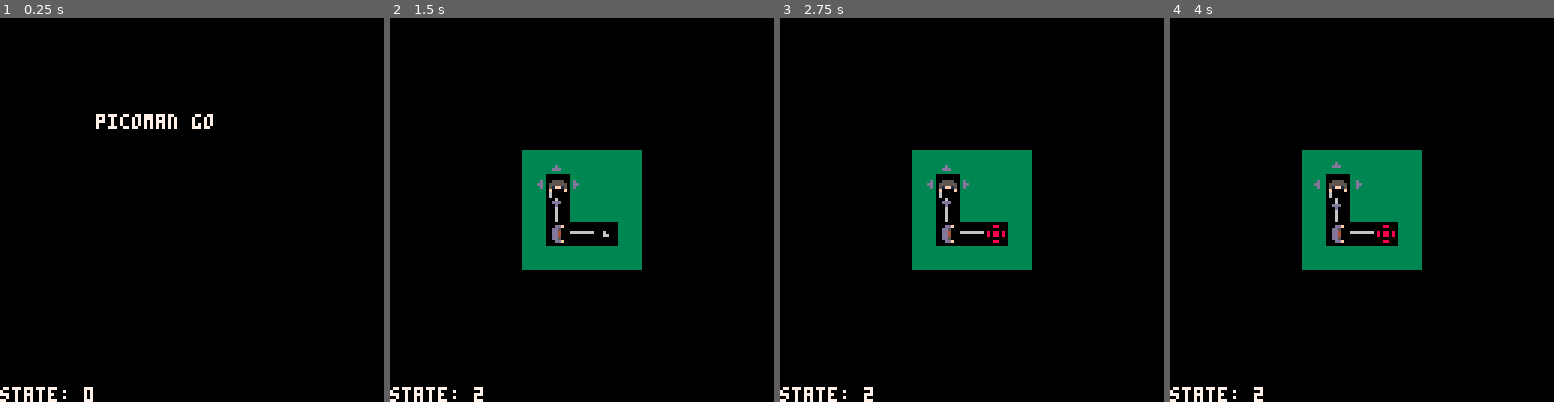
Above: before the commit, frames 1-4 (left to right).
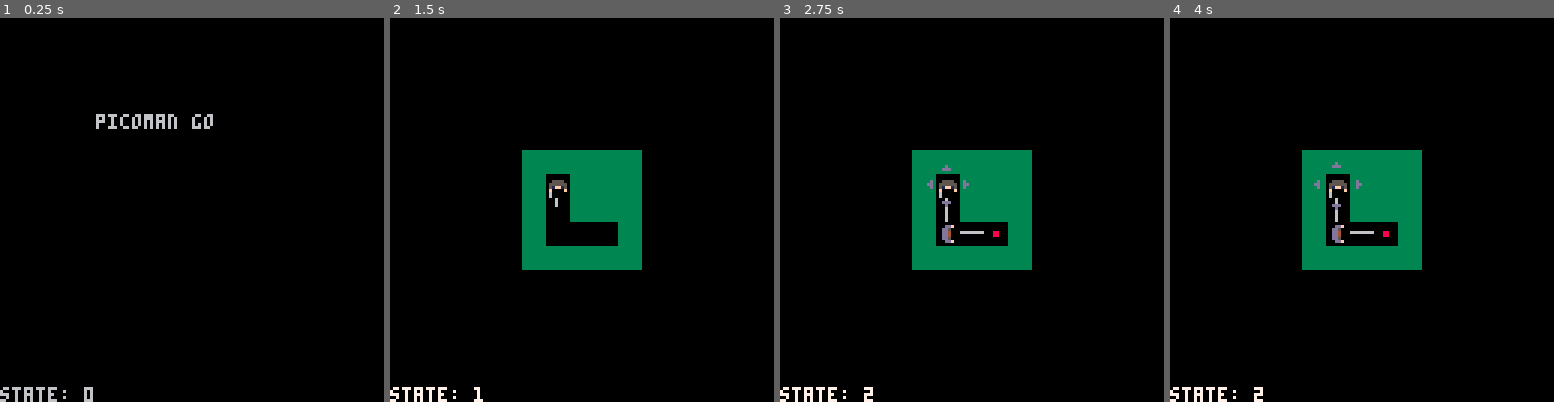
Above: after the commit, the same moments.

Repository: wesen/carts
Game: PICO-8 cartridge pico-go.p8
Two runs of this game, one before a commit and one after it. Both use one fixed random seed, a clock stepped at 60 frames per second and the inputs below.
Inputs:
- Up to frame 1 (0.25 s): no input
- Up to frame 2 (1.5 s): tap X (X key) at 0.33, 1.07 s; tap O (Z key) at 0.7 s
- Up to frame 3 (2.75 s): hold Right 1.6-2.1 s; tap O (Z key) at 1.7, 2.1, 2.5 s; tap X (X key) at 1.85 s; hold Up 2.15-2.42 s; hold Right from 2.47 s (still down)
- Up to frame 4 (4 s): tap O (Z key) at 2.9, 3.3, 3.7 s; tap X (X key) at 2.97 s; release Right at 3.03 s; hold Left 3.08-3.58 s; hold Down 3.63-3.97 s

The runs differ from the first frame. In frame 1, 0.9% of the frame differs, in the area x 0-56%, y 25-100%; in frame 2, 0.3%; in frame 3, less than 0.1%; in frame 4, less than 0.1%.

Commit message:
Added screen fades on transitions

Diff:
--- a/pico-go.p8
+++ b/pico-go.p8
@@ -688,13 +688,13 @@
 x background sprites
 x end level cards
 x load levels automatically
-- draw screen fade on end level cards
-- define background tile for level
 x start screen
 x end screen
+x screen shake on death and level
+x draw screen fade on end level cards
+- define background tile for level
 - start screen gfx
 - more enemies
-x screen shake on death and level
 - select level metalevel
 - sound fx
 - music
@@ -768,27 +768,34 @@
 
  return add_cr(function()
   self.state=state_start_screen
+  wait_for_cr(fade(true))
+  pal()
   while not (btnp(4) or btnp(5)) do
  	 yield()
  	end
  	printh("start game")
+ 	wait_for_cr(fade())
+
 
   while true do
    wait_for_cr(self:play_game_level(level))
+   wait_for_cr(fade())
 
 	  if self:is_win() then
     printh("won")
     self.state=state_end_screen
+    pal()
  	  wait_for_crs({animate_card()})
  	  while not (btnp(4) or btnp(5)) do
  	   yield()
  	  end
  	  card.visible=false
+ 	  wait_for_cr(fade())
 
     level=(level%#levels+1)
    elseif self:is_lose() then
     printh("lost")
-    wait_for(2)
+    wait_for(.5)
    end
 
   end
@@ -804,6 +811,8 @@
 
  board=class_board.init(levels[level])
  player=class_player.init()
+
+ wait_for_cr(fade(true))
 
  printh("playing level "..tostr(level))
 
@@ -1008,22 +1017,26 @@
 -- fade
 dpal={0,1,1,2,1,13,6,4,4,9,3,13,1,13,14}
 
-function fade_to_state(state)
- for i=1,10 do
-  local p=flr(mid(0,i/10,1)*100)
-
-  for j=1,15 do
-   local kmax=(p+(j*1.46))/22
-   local col=j
-   for k=1,kmax do
-    col=dpal[col]
+function fade(fade_in)
+ return add_cr(function()
+  for i=1,10 do
+   local i_=i
+   if (fade_in==true) i_=10-i
+   local p=flr(mid(0,i_/10,1)*100)
+
+   for j=1,15 do
+    local kmax=(p+(j*1.46))/22
+    local col=j
+    for k=1,kmax do
+     col=dpal[col]
+    end
+    pal(j,col)
    end
-   pal(j,col)
-  end
-
-  yield()
- end
- set_state(state)
+
+   yield()
+  end
+  printh("finished fade")
+ end)
 end
 __gfx__
 00000000909090900000000000090000999999990000000000ddd000008888003333333300000000000000000000000000000000000000000000000000000000
